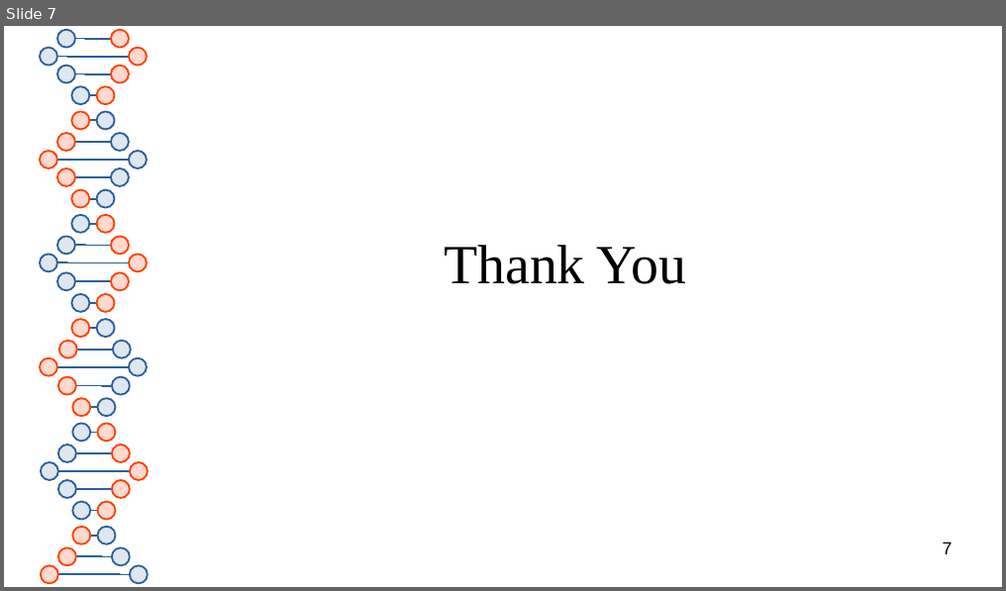
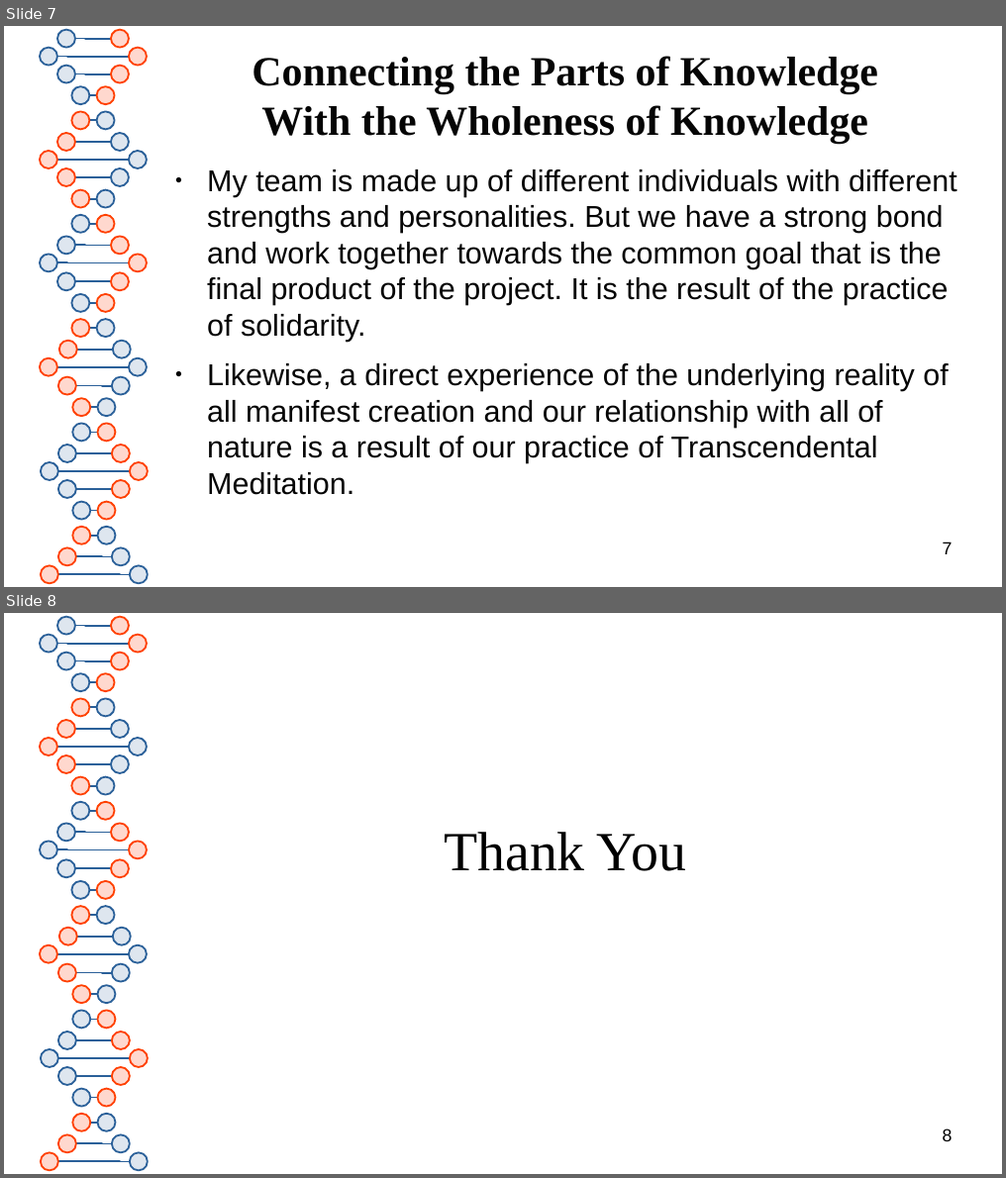
Before and after one commit to thanhtung2501/group1_mpp_finalproject, a slide deck: ProjectPresentation.odp. Shown one above the other, each under a label of ours: slide 7 before the commit, slides 7 and 8 after it. The pictures are 1006x591 and 1006x1178 pixels, drawn with LibreOffice and Linux fonts; fonts in the diff are those of the drawing. Boxes give left, top, right and bottom in pixels: in the first picture for what was removed or moved away, otherwise in the second. Text is boxed around its words. In the diff, an @@ line names an element or a change of style, - is before the commit and + after.

```diff
--- a/ProjectPresentation.odp
+++ b/ProjectPresentation.odp
@@ slide 7 added at <box>4,26,1002,587</box>, background #FFFFFF; not listed: 81 template elements that a slide beside it also shows @@
@@ title added at <box>252,56,878,143</box>, 33 pt, text #050505, bold @@
+Connecting the Parts of Knowledge
+With the Wholeness of Knowledge
@@ text added at <box>207,170,957,495</box>, 24 pt, text #050505 @@
+● My team is made up of different individuals with different strengths and personalities. But we have a strong bond and work together towards the common goal that is the final product of the project. It is the result of the practice of solidarity.
+● Likewise, a direct experience of the underlying reality of all manifest creation and our relationship with all of nature is a result of our practice of Transcendental Meditation.
@@ page number added at <box>943,542,952,555</box>, 14 pt, text #000000 @@
+7
@@ what was slide 7 is now slide 8 @@
@@ page number at <box>943,1129,952,1142</box>: text changed @@
-7
+8
```
Also in this commit, not shown: 1 slide changed.
